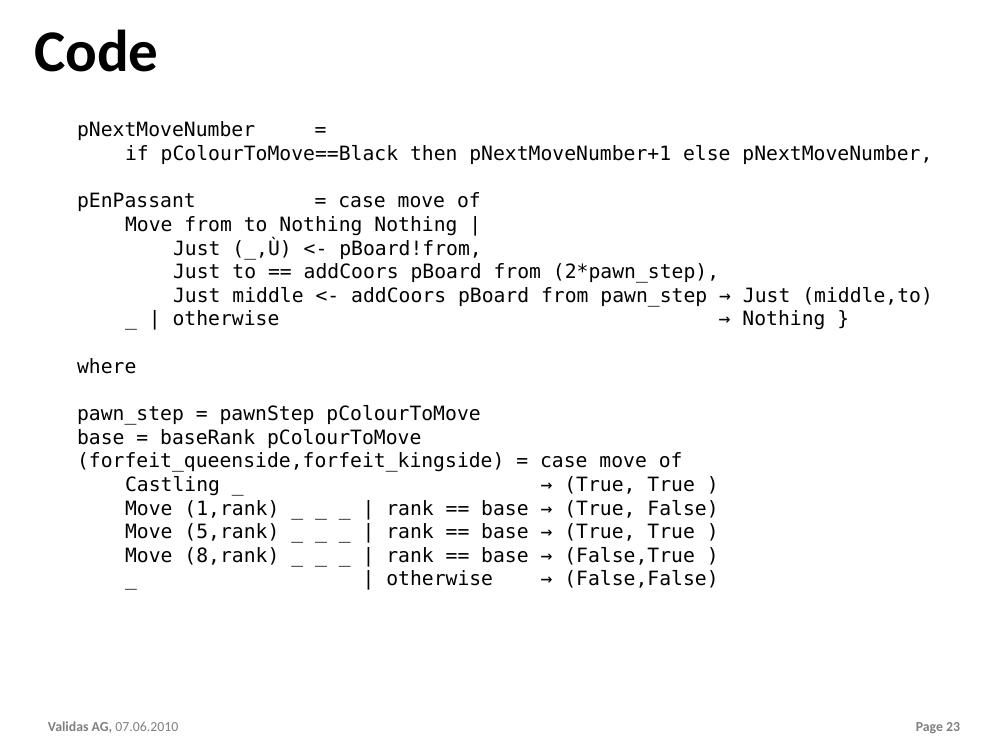
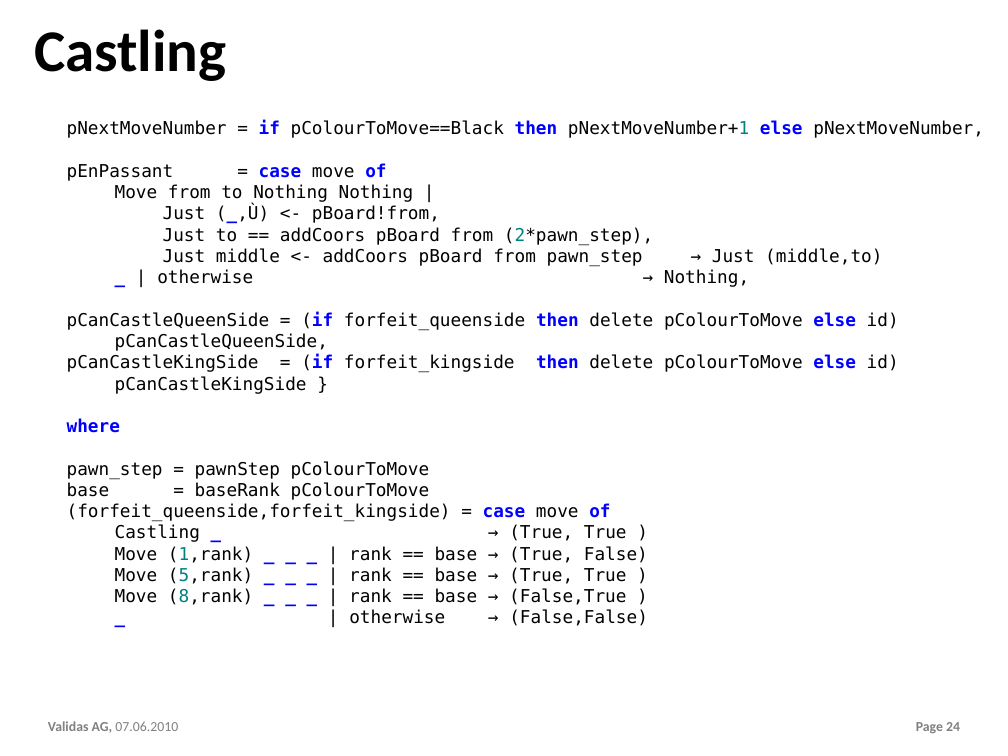
Before and after one commit to theoremprover/chess, a slide deck: slide 24 of ppt/Chess200.pptx (slide 23 before the commit). Drawn at 1008x756 pixels with LibreOffice and Linux fonts; fonts in the diff are those of the drawing; background and template pictures are left out. Boxes give left, top, right and bottom in pixels: in the first picture for what was removed or moved away, otherwise in the second. Text is boxed around its words. In the diff, an @@ line names an element or a change of style, - is before the commit and + after.

```diff
--- a/ppt/Chess200.pptx
+++ b/ppt/Chess200.pptx
@@ title at <box>34,29,226,81</box>: text changed @@
-Code
+Castling
@@ text "pNextMoveNumber = if pColourToMove==Black then ...": place and size @@
-text "pNextMoveNumber = if pColourToMove==Black then ..." at <box>77,121,933,588</box>
+text "pNextMoveNumber = if pColourToMove==Black then ..." at <box>67,120,984,626</box>
@@ text at <box>67,120,984,138</box>: text changed; size 20 to 18 pt @@
-pNextMoveNumber =
-if pColourToMove==Black then pNextMoveNumber+1 else pNextMoveNumber,
+pNextMoveNumber = if pColourToMove==Black then pNextMoveNumber+1 else pNextMoveNumber,
@@ text at <box>67,163,882,626</box>: size 20 to 18 pt, highlight none to #FFFFFF in "pEnPassant = case move of", "Move from to Nothing Nothing |", "Just (_,Ù) <- pBoard!from,", "Just to == addCoors pBoard from (2*pawn_step)," and 10 more places; text colour #000000 to #0000FF, bold on in "case of", "(_,Ù)", "where", "case of" and 5 more places; text colour #000000 to #008080 in "(2*pawn_step),", "(1,rank)", "(5,rank)", "(8,rank)" @@
@@ text at <box>67,269,899,394</box>: text changed; size 20 to 18 pt @@
-_ | otherwise → Nothing }
+_ | otherwise → Nothing,
+pCanCastleQueenSide = (if forfeit_queenside then delete pColourToMove else id)
+pCanCastleQueenSide,
+pCanCastleKingSide = (if forfeit_kingside then delete pColourToMove else id)
+pCanCastleKingSide }
@@ page number at <box>916,722,960,733</box>: text changed @@
-Page 23
+Page 24
```
Also in this commit, not shown: 5 other slides changed, 9 slides added, 2 other files.
